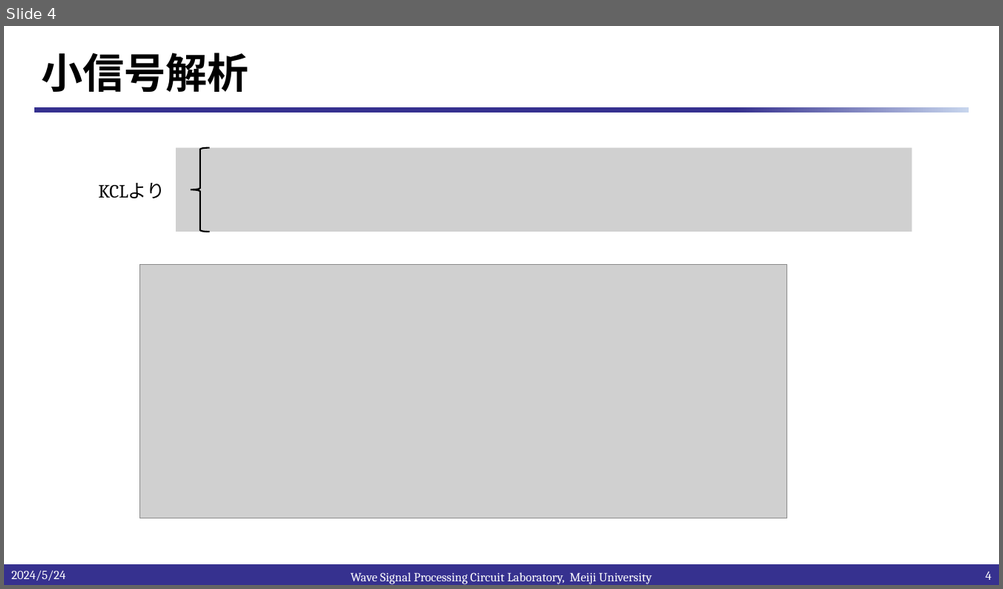
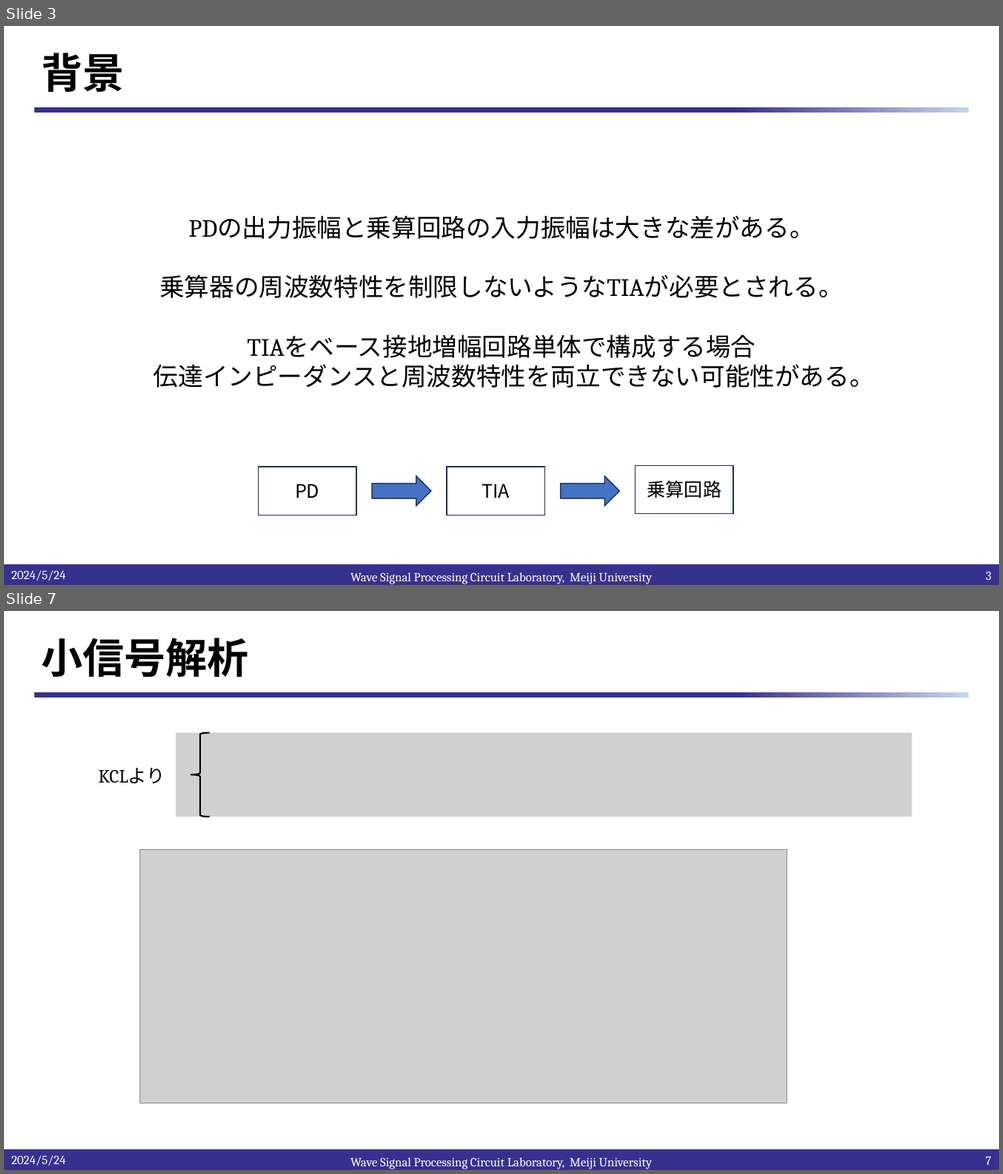
Before and after one commit to kjm-desktop10400/reserch, a slide deck: IHP_2024/20240524/2段構成TIAの検討.pptx. Shown one above the other, each under a label of ours: slide 4 before the commit, slides 3 and 7 after it; the slides between them are not shown. The pictures are 1003x589 and 1003x1174 pixels, drawn with LibreOffice and Linux fonts; fonts in the diff are those of the drawing; grey boxes stand for pictures; background and template pictures are left out. Boxes give left, top, right and bottom in pixels: in the first picture for what was removed or moved away, otherwise in the second. Text is boxed around its words. In the diff, an @@ line names an element or a change of style, - is before the commit and + after.

```diff
--- a/IHP_2024/20240524/2段構成TIAの検討.pptx
+++ b/IHP_2024/20240524/2段構成TIAの検討.pptx
@@ slide 3 added at (4,26,999,585), background #FFFFFF; not listed: 2 template elements that a slide beside it also shows @@
@@ title added at (42,53,125,92), 40 pt, text #000000, bold @@
+背景
@@ text added at (153,215,874,388), 24 pt, text #000000 @@
+PDの出力振幅と乗算回路の入力振幅は大きな差がある。
+乗算器の周波数特性を制限しないようなTIAが必要とされる。
+TIAをベース接地増幅回路単体で構成する場合
+伝達インピーダンスと周波数特性を両立できない可能性がある。
@@ rectangle added at (259,467,356,515), outline #1E3256 1 pt, 18 pt, text #000000 @@
+PD
@@ rectangle added at (447,467,544,515), outline #1E3256 1 pt, 18 pt, text #000000 @@
+TIA
@@ rectangle added at (635,466,733,514), outline #1E3256 1 pt, 18 pt, text #000000 @@
+乗算回路
@@ right arrow added at (372,477,431,506), fill #4472C4, outline #1E3256 1 pt @@
@@ right arrow added at (560,477,620,506), fill #4472C4, outline #1E3256 1 pt @@
@@ text added at (11,571,65,581), 12 pt, text #FFFFFF @@
+2024/5/24
@@ text added at (350,573,652,585), 12 pt, text #FFFFFF @@
+Wave Signal Processing Circuit Laboratory, Meiji University
@@ page number added at (985,571,991,580), 12 pt, text #FFFFFF @@
+3
@@ what was slide 4 is now slide 7 @@
@@ page number at (985,1156,991,1165): text changed @@
-4
+7
```
Also in this commit, not shown: 5 slides changed, 3 other slides added, 7 other files.
